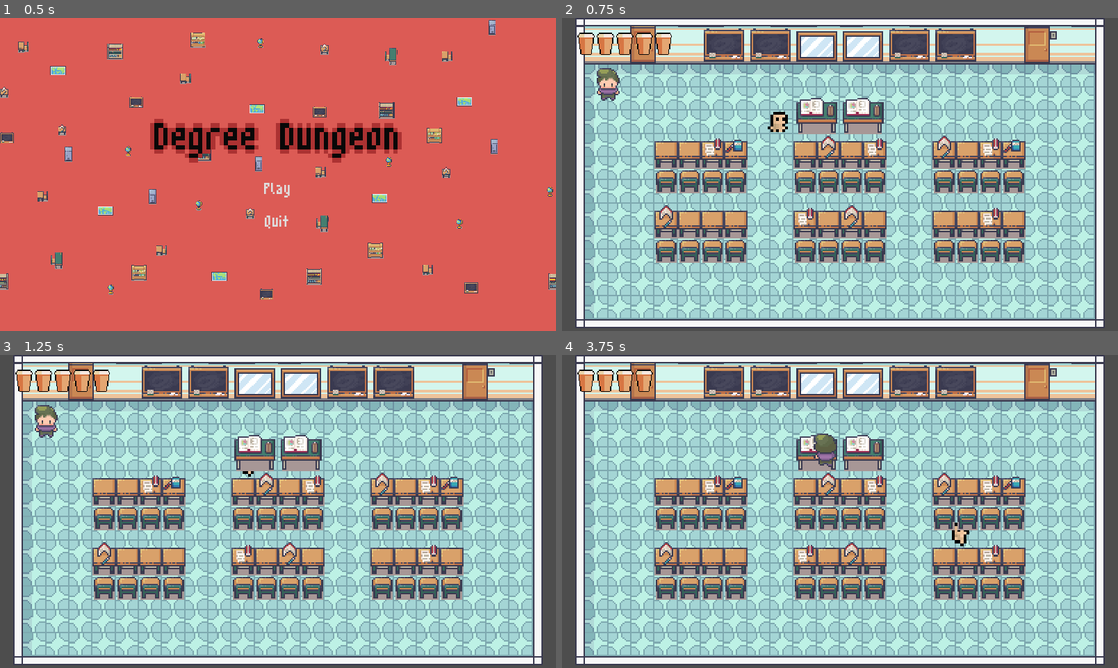
Above: before the commit, frames 1-4 (two rows, left to right).
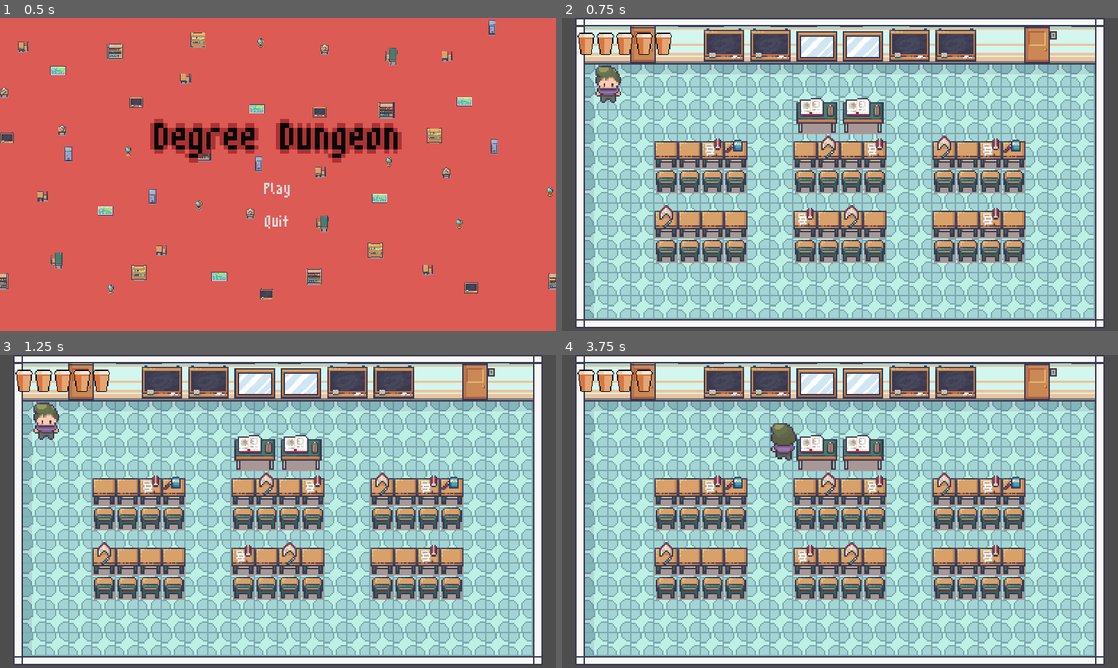
Above: after the commit, the same moments.

Repository: rgreenan55/DegreeDungeon
Game: Godot game, scene res://menus/title/title_menu.tscn
Two runs of this game, one before a commit and one after it. Both use one fixed random seed, a clock stepped at 60 frames per second and the inputs below.
Inputs:
- Up to frame 1 (0.5 s): no input
- Up to frame 2 (0.75 s): click "Play" at 0.5 s
- Up to frame 3 (1.25 s): no input
- Up to frame 4 (3.75 s): hold Right (move_right) 1.28-2.03 s; hold Space (attack) 1.28-2.03 s; hold Down (move_down) 2.03-2.78 s; tap Space (attack) at 2.1, 3.6 s; hold Right (move_right) 2.78-3.53 s; hold Space (attack) 2.78-3.53 s; tap P (dev_dmg) at 2.85 s; hold Up (move_up) from 3.53 s (still down)

Frame 1 is identical in both runs. In frame 2, 0.4% of the frame differs, in the area x 6-41%, y 15-37%; in frame 3, 0.3%; in frame 4, 0.9%, in the area x 37-74%, y 21-62%.
Error after the commit: Invalid call. Nonexistent function 'attack' in base 'Area2D'. (res://entities/player/Player.gd:44)

Commit message:
Added attacks between player/enemy

Diff:
--- a/entities/enemies/Enemy.gd
+++ /dev/null
@@ -1,84 +0,0 @@
-extends CharacterBody2D
-
-# References
-@onready var animation : AnimatedSprite2D = $AnimatedSprite
-@onready var nav_agent : NavigationAgent2D = $NavigationAgent2D
-
-# Enums
-enum EnemyStates { IDLE, ALERT }
-
-# Variables
-var move_speed : float
-var health : int
-var state : EnemyStates
-var player : Node2D
-
-# On Enemy Load
-func _ready():
-	move_speed = 50
-	health = 3
-	state = EnemyStates.IDLE
-	handle_idle_movement()
-
-# Processes
-func _process(_delta):
-	play_animations()
-
-# Processes Physics
-func _physics_process(_delta):
-	if (state == EnemyStates.ALERT): handle_alert_movement()
-	keep_enemy_in_bounds()
-	move_and_slide()
-
-# Move Towards Next Navigation Point
-func handle_alert_movement():
-	velocity = to_local(nav_agent.get_next_path_position()).normalized() * move_speed
-
-# Creates Path for Navigation (called on Timer End)
-func make_path():
-	nav_agent.target_position = player.global_position
-	$PathFindingTimer.start()
-
-# Movement when Enemy is IDLE
-func handle_idle_movement():
-	if (state == EnemyStates.IDLE):
-		velocity = Vector2(randf_range(-1, 1), randf_range(-1, 1)).normalized() * move_speed
-		$MovementTimer.start(randf_range(2,5))
-
-# Called when player enters enemy Line Of Sight
-func enemy_sees_player(body : Node2D):
-	if (body.is_in_group("Player")):
-		$MovementTimer.paused = true
-		$PathFindingTimer.start()
-		player = body
-		move_speed = 75
-		state = EnemyStates.ALERT
-
-# Handles Animations
-func play_animations():
-	if (velocity.x == 0):
-		if (velocity.y < 0): animation.play("move_up")
-		elif (velocity.y > 0): animation.play("move_down")
-		else: animation.play("idle")
-	else:
-		animation.play("move");
-		if (velocity.x < 0): animation.flip_h = true
-		else: animation.flip_h = false
-
-func keep_enemy_in_bounds():
-	var screen_size = get_viewport_rect().size
-	if position.x < 0:
-		position.x = 0
-		velocity.x *= -1
-	if position.x > screen_size.x:
-		position.x = screen_size.x
-		velocity.x *= -1
-	if position.y < 0:
-		position.y = 0
-		velocity.y *= -1
-	if position.y > screen_size.y:
-		position.y = screen_size.y
-		velocity.y *= -1
-
-func die():
-	queue_free()
--- a/entities/enemies/Enemy.tscn
+++ /dev/null
@@ -1,160 +0,0 @@
-[gd_scene load_steps=19 format=3 uid="uid://bghlk20cvt4ed"]
-
-[ext_resource type="Texture2D" uid="uid://d2an0e6ro0g2g" path="res://entities/enemies/Walk.png" id="1_8dn5f"]
-[ext_resource type="Script" path="res://entities/enemies/Enemy.gd" id="1_du78g"]
-
-[sub_resource type="AtlasTexture" id="AtlasTexture_3tyrc"]
-atlas = ExtResource("1_8dn5f")
-region = Rect2(0, 0, 32, 32)
-
-[sub_resource type="AtlasTexture" id="AtlasTexture_7xyyd"]
-atlas = ExtResource("1_8dn5f")
-region = Rect2(0, 0, 32, 32)
-
-[sub_resource type="AtlasTexture" id="AtlasTexture_xwr5q"]
-atlas = ExtResource("1_8dn5f")
-region = Rect2(32, 0, 32, 32)
-
-[sub_resource type="AtlasTexture" id="AtlasTexture_cuirb"]
-atlas = ExtResource("1_8dn5f")
-region = Rect2(64, 0, 32, 32)
-
-[sub_resource type="AtlasTexture" id="AtlasTexture_5wqh4"]
-atlas = ExtResource("1_8dn5f")
-region = Rect2(96, 0, 32, 32)
-
-[sub_resource type="AtlasTexture" id="AtlasTexture_3nadm"]
-atlas = ExtResource("1_8dn5f")
-region = Rect2(0, 0, 32, 32)
-
-[sub_resource type="AtlasTexture" id="AtlasTexture_iy6m5"]
-atlas = ExtResource("1_8dn5f")
-region = Rect2(32, 0, 32, 32)
-
-[sub_resource type="AtlasTexture" id="AtlasTexture_sx2wy"]
-atlas = ExtResource("1_8dn5f")
-region = Rect2(64, 0, 32, 32)
-
-[sub_resource type="AtlasTexture" id="AtlasTexture_8g3s4"]
-atlas = ExtResource("1_8dn5f")
-region = Rect2(96, 0, 32, 32)
-
-[sub_resource type="AtlasTexture" id="AtlasTexture_ovxgv"]
-atlas = ExtResource("1_8dn5f")
-region = Rect2(0, 64, 32, 32)
-
-[sub_resource type="AtlasTexture" id="AtlasTexture_nntdy"]
-atlas = ExtResource("1_8dn5f")
-region = Rect2(32, 64, 32, 32)
-
-[sub_resource type="AtlasTexture" id="AtlasTexture_541o8"]
-atlas = ExtResource("1_8dn5f")
-region = Rect2(64, 64, 32, 32)
-
-[sub_resource type="AtlasTexture" id="AtlasTexture_7evnm"]
-atlas = ExtResource("1_8dn5f")
-region = Rect2(96, 64, 32, 32)
-
-[sub_resource type="SpriteFrames" id="SpriteFrames_w823c"]
-animations = [{
-"frames": [{
-"duration": 1.0,
-"texture": SubResource("AtlasTexture_3tyrc")
-}],
-"loop": true,
-"name": &"idle",
-"speed": 5.0
-}, {
-"frames": [{
-"duration": 1.0,
-"texture": SubResource("AtlasTexture_7xyyd")
-}, {
-"duration": 1.0,
-"texture": SubResource("AtlasTexture_xwr5q")
-}, {
-"duration": 1.0,
-"texture": SubResource("AtlasTexture_cuirb")
-}, {
-"duration": 1.0,
-"texture": SubResource("AtlasTexture_5wqh4")
-}],
-"loop": true,
-"name": &"move",
-"speed": 5.0
-}, {
-"frames": [{
-"duration": 1.0,
-"texture": SubResource("AtlasTexture_3nadm")
-}, {
-"duration": 1.0,
-"texture": SubResource("AtlasTexture_iy6m5")
-}, {
-"duration": 1.0,
-"texture": SubResource("AtlasTexture_sx2wy")
-}, {
-"duration": 1.0,
-"texture": SubResource("AtlasTexture_8g3s4")
-}],
-"loop": true,
-"name": &"move_down",
-"speed": 5.0
-}, {
-"frames": [{
-"duration": 1.0,
-"texture": SubResource("AtlasTexture_ovxgv")
-}, {
-"duration": 1.0,
-"texture": SubResource("AtlasTexture_nntdy")
-}, {
-"duration": 1.0,
-"texture": SubResource("AtlasTexture_541o8")
-}, {
-"duration": 1.0,
-"texture": SubResource("AtlasTexture_7evnm")
-}],
-"loop": true,
-"name": &"move_up",
-"speed": 5.0
-}]
-
-[sub_resource type="CircleShape2D" id="CircleShape2D_qvqlk"]
-radius = 40.0
-
-[sub_resource type="CapsuleShape2D" id="CapsuleShape2D_be6lr"]
-radius = 3.0
-height = 7.0
-
-[node name="Enemy" type="CharacterBody2D" groups=["Enemy"]]
-scale = Vector2(2, 2)
-collision_layer = 4
-collision_mask = 43
-motion_mode = 1
-wall_min_slide_angle = 0.0
-script = ExtResource("1_du78g")
-
-[node name="AnimatedSprite" type="AnimatedSprite2D" parent="."]
-sprite_frames = SubResource("SpriteFrames_w823c")
-animation = &"move"
-
-[node name="LineOfSight" type="Area2D" parent="."]
-visible = false
-collision_layer = 4
-collision_mask = 2
-
-[node name="CollisionShape2D" type="CollisionShape2D" parent="LineOfSight"]
-shape = SubResource("CircleShape2D_qvqlk")
-
-[node name="EnemyCollider" type="CollisionShape2D" parent="."]
-shape = SubResource("CapsuleShape2D_be6lr")
-
-[node name="NavigationAgent2D" type="NavigationAgent2D" parent="."]
-debug_path_custom_point_size = 2.0
-
-[node name="MovementTimer" type="Timer" parent="."]
-
-[node name="PathFindingTimer" type="Timer" parent="."]
-wait_time = 0.5
-
-[connection signal="body_entered" from="LineOfSight" to="." method="enemy_sees_player"]
-[connection signal="timeout" from="MovementTimer" to="." method="handle_idle_movement"]
-[connection signal="timeout" from="PathFindingTimer" to="." method="make_path"]
--- a/entities/player/Player.gd
+++ b/entities/player/Player.gd
@@ -4,6 +4,7 @@
 
 # References
 @onready var animation : AnimatedSprite2D = $AnimatedSprite
+@onready var weapon : Area2D = $MeleeAttack
 
 # Exported Variables
 @export var max_health : int = 5
@@ -31,13 +32,16 @@
 	_process_collisions()
 	move_and_slide()
 
-
 func _process_collisions():
 	if Input.is_action_just_pressed("dev_dmg"):
 		current_health -= 1
 		if current_health < 0:
 			pass # rip
 		s_health_changed.emit(current_health)
+
+func _unhandled_input(event : InputEvent) -> void:
+	if event.is_action_pressed("attack"):
+		weapon.attack()
 
 # Determines velocity based on user input
 func get_movement_input():
@@ -61,3 +65,8 @@
 		animation.play("move_left_right");
 		if (velocity.x < 0): animation.flip_h = true
 		else: animation.flip_h = false
+
+func _on_hurt_box_body_entered(body : Node2D):
+	if (body.is_in_group("Enemy")):
+		current_health -= 1
+		s_health_changed.emit(current_health)
--- a/entities/player/Player.tscn
+++ b/entities/player/Player.tscn
@@ -1,7 +1,9 @@
-[gd_scene load_steps=50 format=3 uid="uid://bu0mw60kso2sl"]
+[gd_scene load_steps=56 format=3 uid="uid://bu0mw60kso2sl"]
 
 [ext_resource type="Script" path="res://entities/player/Player.gd" id="1_f30xf"]
 [ext_resource type="Texture2D" uid="uid://ccavkdfy5cvul" path="res://entities/player/Adam_16x16.png" id="2_13qk2"]
+[ext_resource type="Script" path="res://entities/player/MeleeAttack.gd" id="3_kbq0e"]
+[ext_resource type="Texture2D" uid="uid://b5kfbjwcypip6" path="res://entities/player/Keyboard.png" id="4_yjtom"]
 
 [sub_resource type="AtlasTexture" id="AtlasTexture_4b3mc"]
 atlas = ExtResource("2_13qk2")
@@ -368,12 +370,51 @@
 "speed": 5.0
 }]
 
+[sub_resource type="CapsuleShape2D" id="CapsuleShape2D_fu8g3"]
+radius = 9.0
+
+[sub_resource type="RectangleShape2D" id="RectangleShape2D_pqbp4"]
+size = Vector2(35.5, 33.3333)
+
+[sub_resource type="Animation" id="Animation_oeqyx"]
+resource_name = "attack"
+tracks/0/type = "value"
+tracks/0/imported = false
+tracks/0/enabled = true
+tracks/0/path = NodePath("MeleeCollider:disabled")
+tracks/0/interp = 1
+tracks/0/loop_wrap = true
+tracks/0/keys = {
+"times": PackedFloat32Array(0.1, 0.3),
+"transitions": PackedFloat32Array(1, 1),
+"update": 1,
+"values": [false, true]
+}
+tracks/1/type = "value"
+tracks/1/imported = false
+tracks/1/enabled = true
+tracks/1/path = NodePath("Sprite2D:visible")
+tracks/1/interp = 1
+tracks/1/loop_wrap = true
+tracks/1/keys = {
+"times": PackedFloat32Array(0.1, 0.3),
+"transitions": PackedFloat32Array(1, 1),
+"update": 1,
+"values": [true, false]
+}
+
+[sub_resource type="AnimationLibrary" id="AnimationLibrary_y3gen"]
+_data = {
+"attack": SubResource("Animation_oeqyx")
+}
+
 [sub_resource type="RectangleShape2D" id="RectangleShape2D_ar8ad"]
-size = Vector2(15, 16.5)
+size = Vector2(15, 10.8333)
 
 [node name="Player" type="CharacterBody2D" groups=["Player"]]
+scale = Vector2(0.75, 0.75)
 collision_layer = 2
-collision_mask = 53
+collision_mask = 49
 script = ExtResource("1_f30xf")
 
 [node name="AnimatedSprite" type="AnimatedSprite2D" parent="."]
@@ -383,6 +424,38 @@
 animation = &"idle_down"
 frame_progress = 0.00270182
 
-[node name="PlayerCollider" type="CollisionShape2D" parent="."]
-position = Vector2(0, 5.25)
+[node name="CollisionShape2D" type="CollisionShape2D" parent="."]
+shape = SubResource("CapsuleShape2D_fu8g3")
+
+[node name="MeleeAttack" type="Area2D" parent="."]
+collision_layer = 8
+collision_mask = 53
+script = ExtResource("3_kbq0e")
+
+[node name="MeleeCollider" type="CollisionShape2D" parent="MeleeAttack"]
+position = Vector2(26.25, 0.666667)
+shape = SubResource("RectangleShape2D_pqbp4")
+disabled = true
+
+[node name="Sprite2D" type="Sprite2D" parent="MeleeAttack"]
+visible = false
+position = Vector2(16, -1.33333)
+rotation = -1.5708
+scale = Vector2(1, 1.639)
+texture = ExtResource("4_yjtom")
+
+[node name="AnimationPlayer" type="AnimationPlayer" parent="MeleeAttack"]
+libraries = {
+"": SubResource("AnimationLibrary_y3gen")
+}
+
+[node name="HurtBox" type="Area2D" parent="."]
+collision_layer = 2
+collision_mask = 20
+
+[node name="CollisionShape2D" type="CollisionShape2D" parent="HurtBox"]
+position = Vector2(0, 12.0833)
 shape = SubResource("RectangleShape2D_ar8ad")
+
+[connection signal="body_entered" from="MeleeAttack" to="MeleeAttack" method="_on_body_entered"]
+[connection signal="body_entered" from="HurtBox" to="." method="_on_hurt_box_body_entered"]
--- a/project.godot
+++ b/project.godot
@@ -76,8 +76,8 @@
 2d_navigation/layer_1="Floor"
 2d_physics/layer_2="Player"
 2d_physics/layer_3="Enemies"
-2d_physics/layer_4="Player Projectiles"
-2d_physics/layer_5="Enemy Projectiles"
+2d_physics/layer_4="Player Attacks"
+2d_physics/layer_5="Enemy Attacks"
 2d_physics/layer_6="World Objects"
 
 [navigation]
--- a/scenes/main/Test.tscn
+++ b/scenes/main/Test.tscn
@@ -1,10 +1,10 @@
 [gd_scene load_steps=6 format=3 uid="uid://gyo7c48qalkt"]
 
-[ext_resource type="PackedScene" uid="uid://dp065tuqfglwl" path="res://scenes/common/map_template_GWC124.tscn" id="1_0us5t"]
+[ext_resource type="PackedScene" uid="uid://urlec0li4vsi" path="res://scenes/common/map_template_GWC124.tscn" id="1_0us5t"]
 [ext_resource type="Script" path="res://scenes/main/Test.gd" id="1_m3ssa"]
 [ext_resource type="PackedScene" uid="uid://bu0mw60kso2sl" path="res://entities/player/Player.tscn" id="2_hbgph"]
 [ext_resource type="PackedScene" path="res://ui/ui.tscn" id="3_nvljr"]
-[ext_resource type="PackedScene" uid="uid://bghlk20cvt4ed" path="res://entities/enemies/Enemy.tscn" id="5_hhc6x"]
+[ext_resource type="PackedScene" uid="uid://bghlk20cvt4ed" path="res://entities/enemies/amelia/Enemy.tscn" id="5_hhc6x"]
 
 [node name="Test" type="Node2D"]
 script = ExtResource("1_m3ssa")
@@ -14,7 +14,6 @@
 [node name="Player" parent="." instance=ExtResource("2_hbgph")]
 z_index = 4
 position = Vector2(32, 46)
-scale = Vector2(0.667, 0.667)
 
 [node name="UI" parent="." instance=ExtResource("3_nvljr")]
 
Binary file removed: entities/enemies/Walk.png
Not shown, removed: entities/enemies/Walk.png.import
Not shown, removed: entities/enemies/empty.txt
